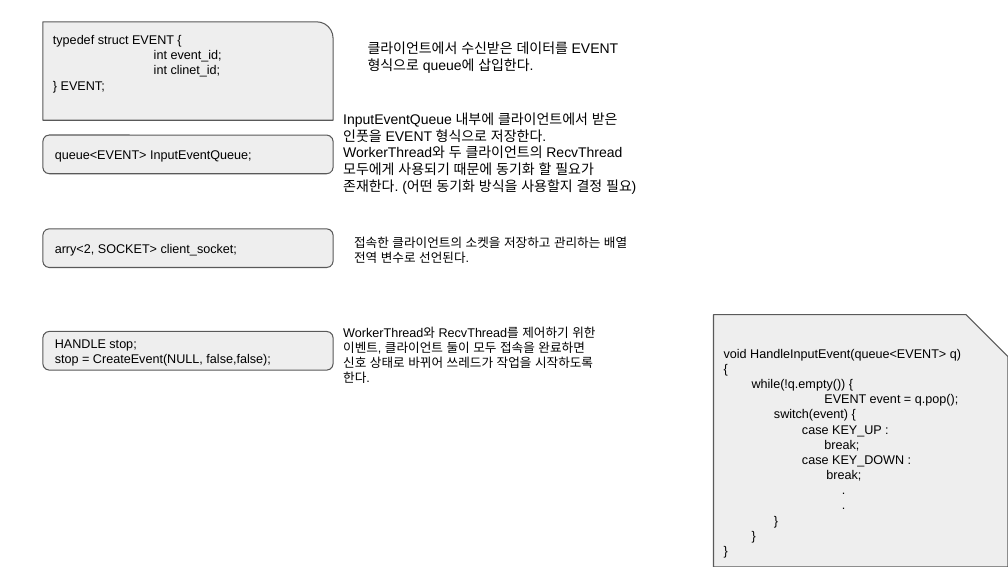
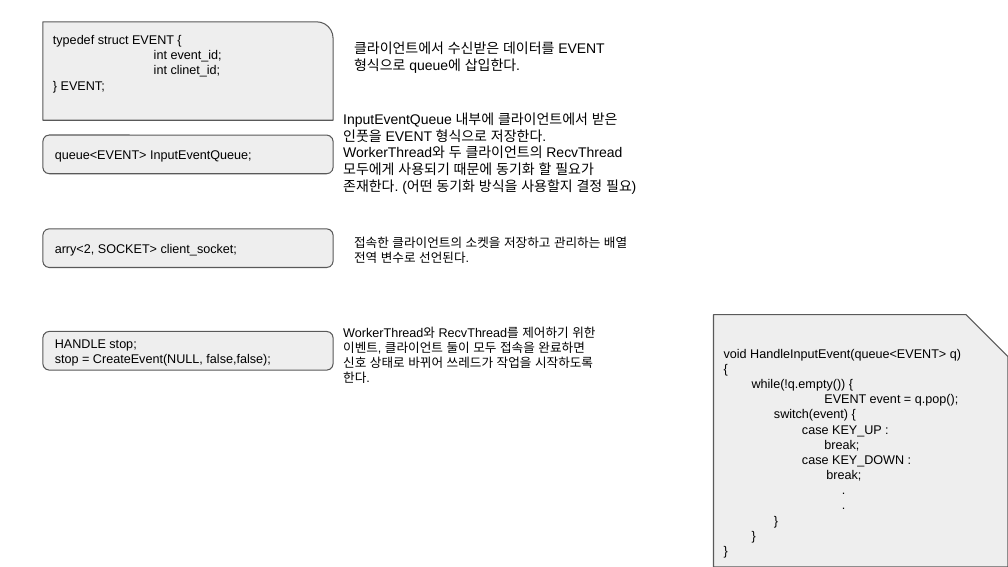
Before and after one commit to KimDJ7105/2023_network_game_project, a slide deck: slide 3 of 임시 로우레벨디자인.pptx (slide 2 before the commit). Drawn at 1008x567 pixels with LibreOffice and Linux fonts; fonts in the diff are those of the drawing. Boxes give left, top, right and bottom in pixels: in the first picture for what was removed or moved away, otherwise in the second. Text is boxed around its words. In the diff, an @@ line names an element or a change of style, - is before the commit and + after.

```diff
--- a/임시 로우레벨디자인.pptx
+++ b/임시 로우레벨디자인.pptx
@@ text "클라이언트에서 수신받은 데이터를 EVENT 형식으로 ..." moved from (x1=368, y1=41, x2=618, y2=73) to (x1=354, y1=41, x2=604, y2=73) @@
```
Also in this commit, not shown: 1 other slide changed, 1 slide added.
